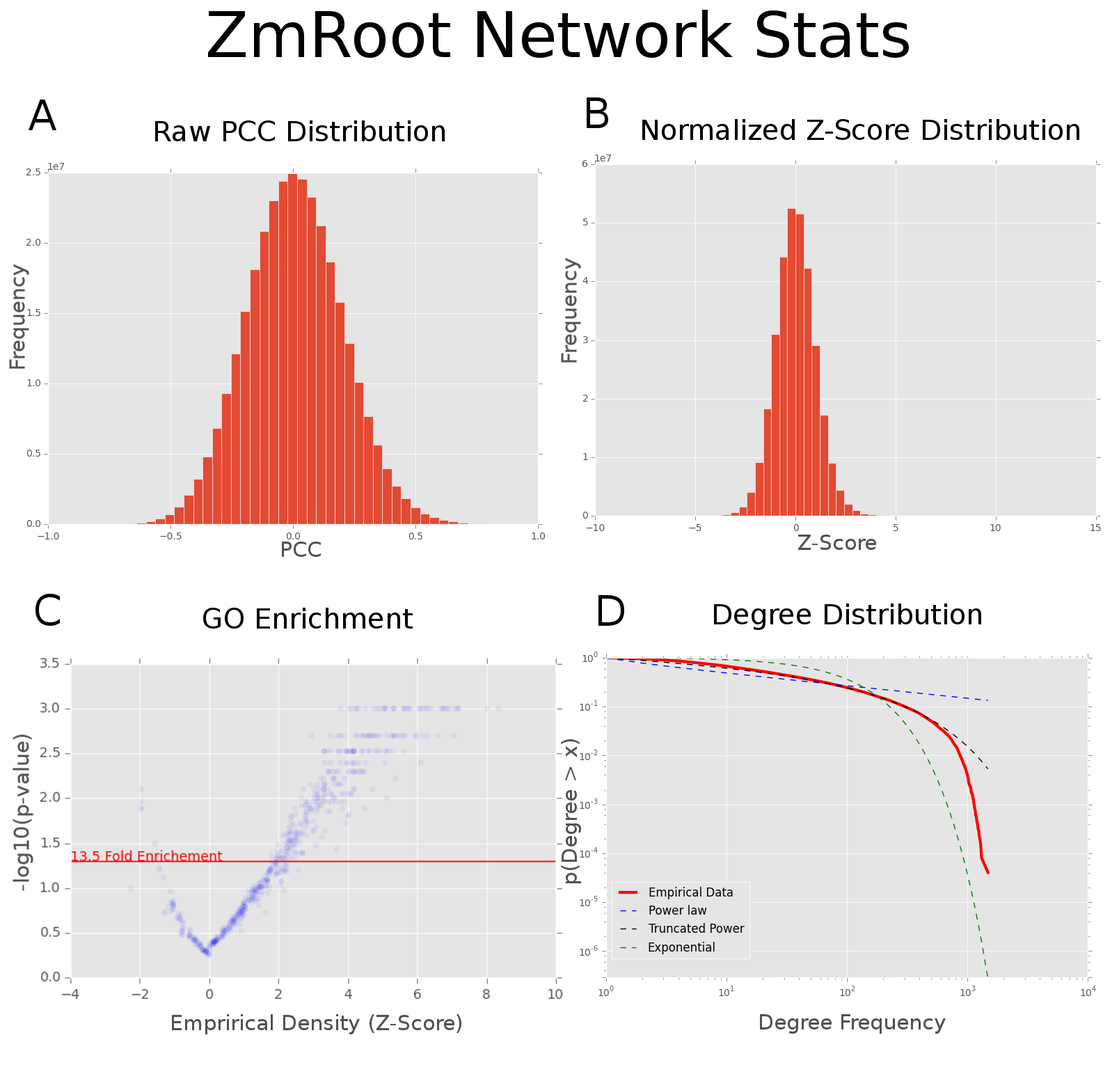
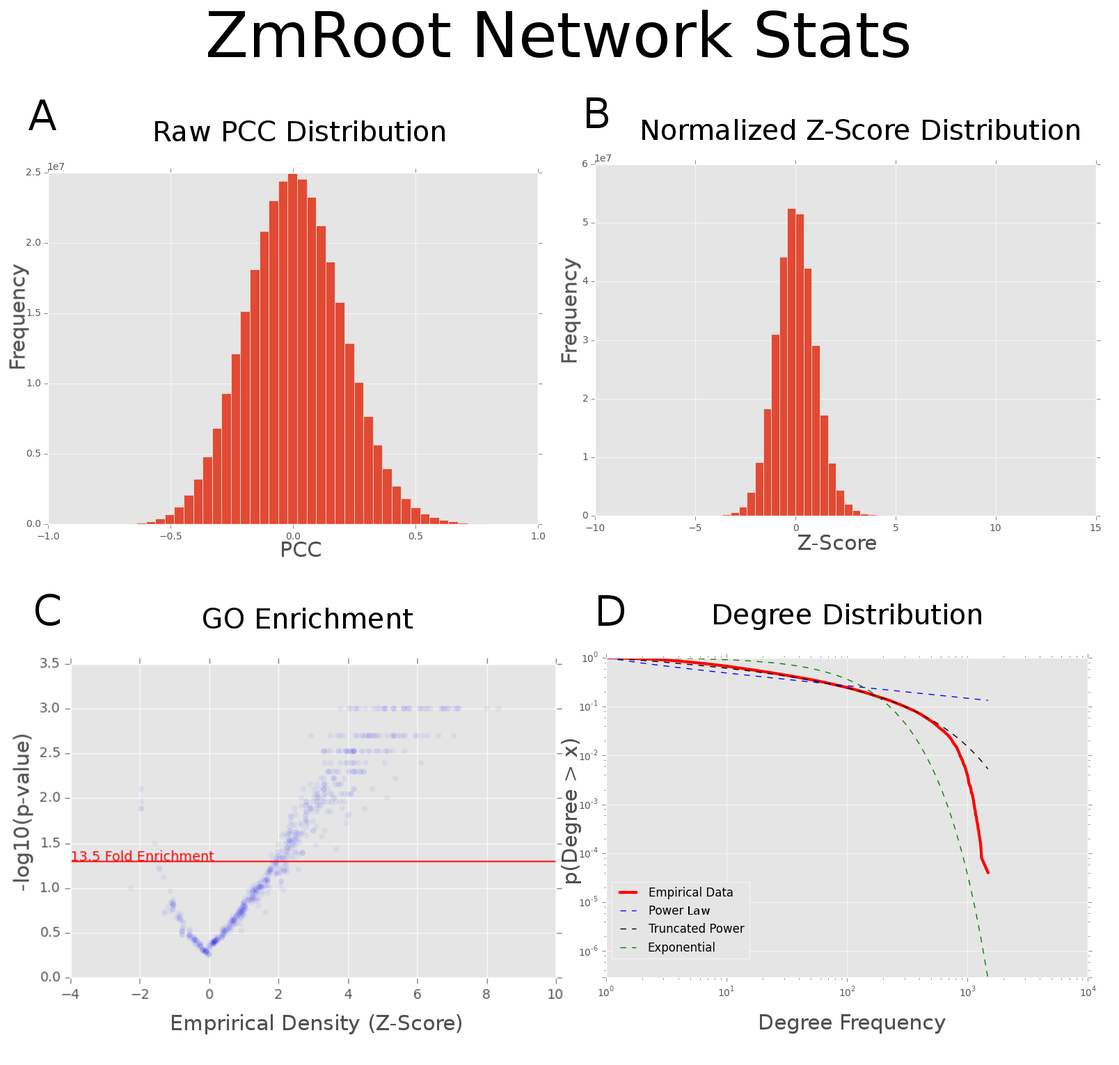
Comparing the layer stacks of the two 1119 × 1065 images. Changes:
added layer "Pasted Layer #5" above "Law" over (x1=178, y1=849, x2=217, y2=862)
added layer "Law" above "Pasted Layer #4" over (x1=688, y1=906, x2=710, y2=915)
painted on "Pasted Layer #2" over (x1=688, y1=904, x2=708, y2=915)
painted on "Supp Fig 3 - ZmRoot Health.tiff" over (x1=187, y1=849, x2=225, y2=863)
